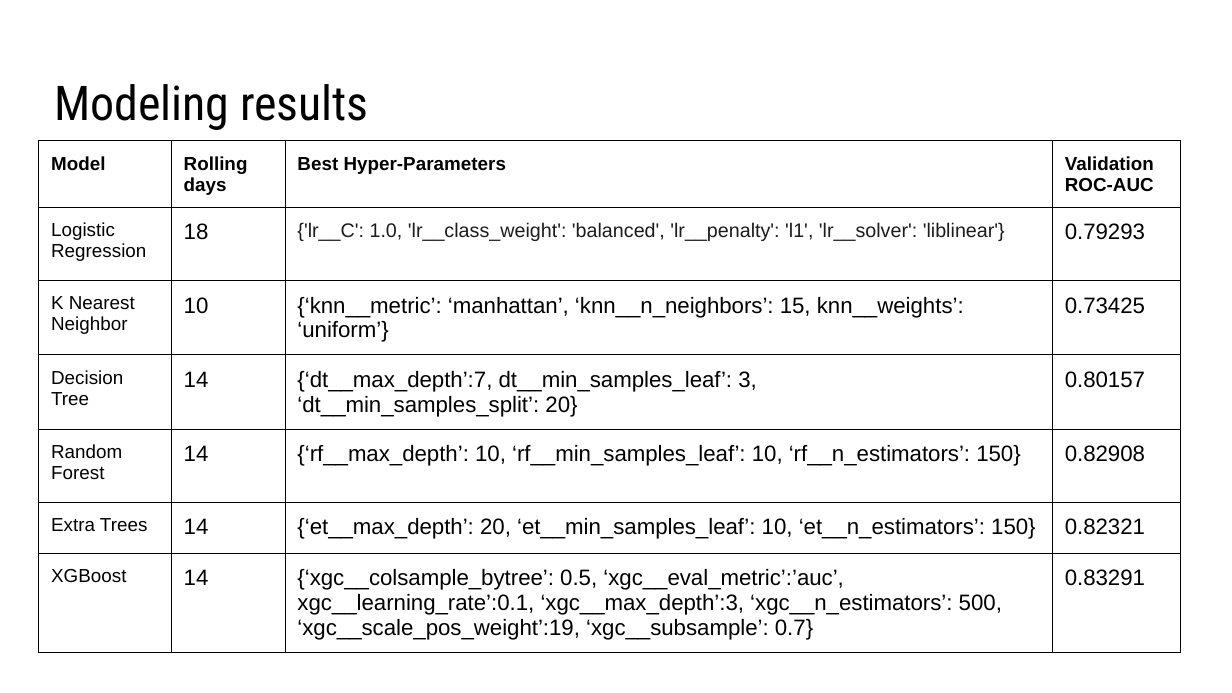
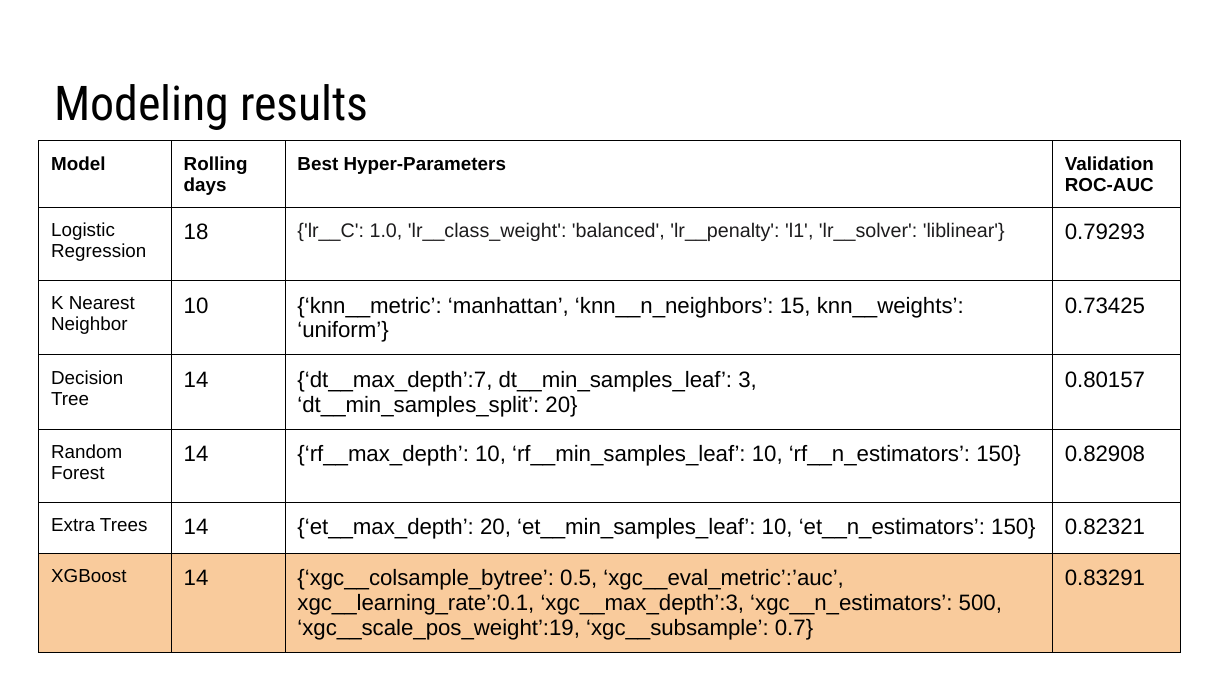
Before and after one commit to zzeniale/West-Nile-Virus-prediction, a slide deck: slide 27 of group_presentation.pptx (slide 28 before the commit). Drawn at 1232x693 pixels with LibreOffice and Linux fonts; fonts in the diff are those of the drawing. Boxes give left, top, right and bottom in pixels: in the first picture for what was removed or moved away, otherwise in the second. Text is boxed around its words. In the diff, an @@ line names an element or a change of style, - is before the commit and + after.

```diff
--- a/group_presentation.pptx
+++ b/group_presentation.pptx
@@ table at (x1=38, y1=140, x2=1180, y2=644) @@
@@ fill none to #F9CB9C in row 7 @@
```
Also in this commit, not shown: 11 other slides changed, 3 slides added, 3 slides removed.
